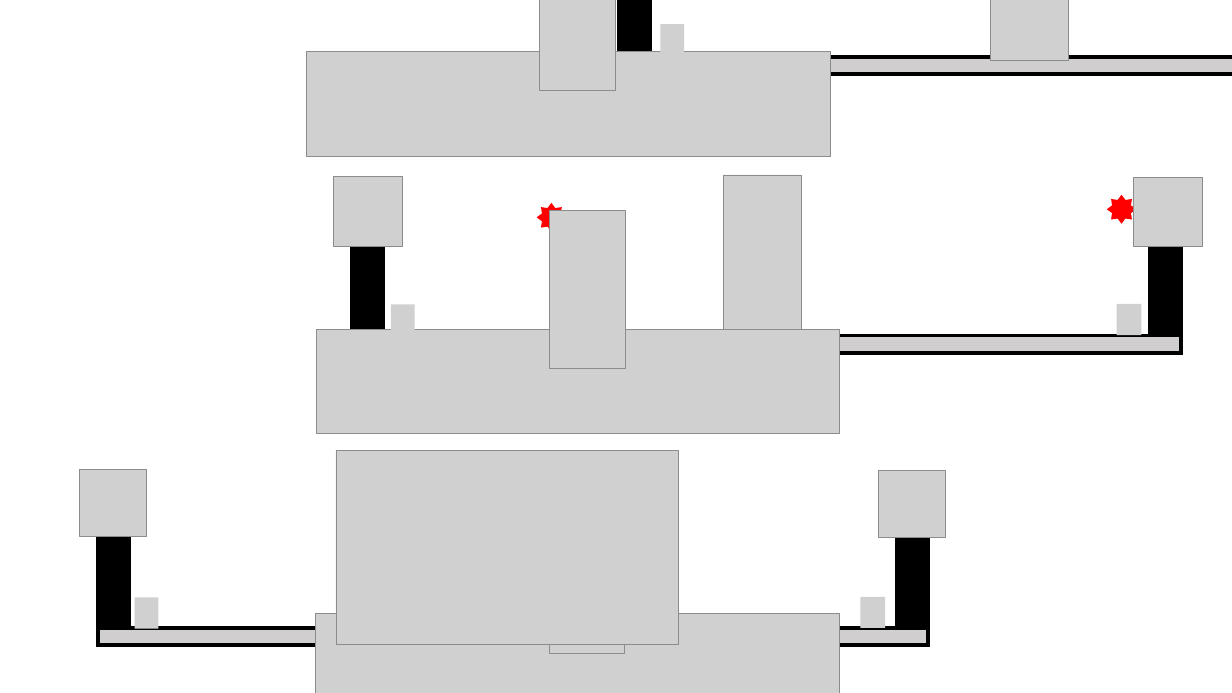
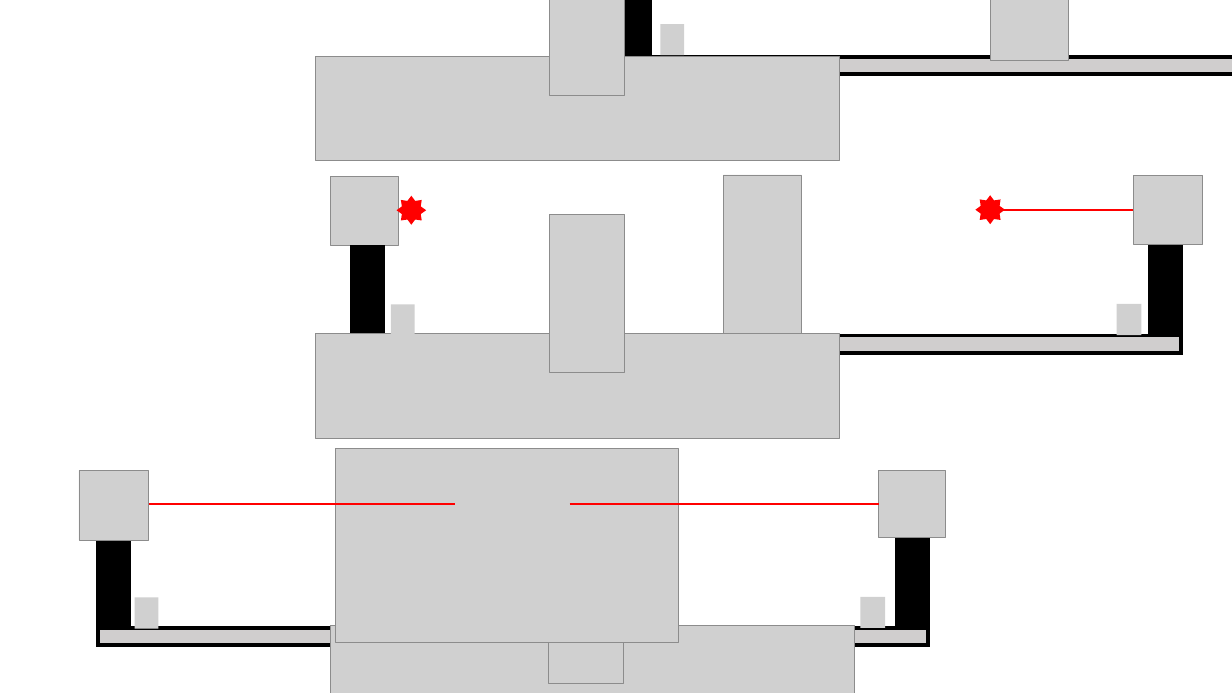
Before and after one commit to OSTP/PhysicsArtofModelling, a slide deck: slide 14 of tex/figures/SpecialRelativity/Figures.pptx. Drawn at 1232x693 pixels with LibreOffice and Linux fonts; fonts in the diff are those of the drawing; grey boxes stand for pictures; background and template pictures are left out. Boxes give left, top, right and bottom in pixels: in the first picture for what was removed or moved away, otherwise in the second. Text is boxed around its words. In the diff, an @@ line names an element or a change of style, - is before the commit and + after.

```diff
--- a/tex/figures/SpecialRelativity/Figures.pptx
+++ b/tex/figures/SpecialRelativity/Figures.pptx
@@ picture: place and size @@
-picture at (540, 0, 616, 91)
+picture at (550, 0, 626, 96)
@@ picture: place and size @@
-picture at (307, 52, 831, 156)
+picture at (316, 56, 840, 161)
@@ picture: place and size @@
-picture at (334, 177, 403, 246)
+picture at (331, 177, 399, 245)
@@ sun: place and size @@
-sun at (540, 206, 563, 228)
+sun at (400, 199, 423, 221)
@@ sun: place and size @@
-sun at (1110, 198, 1133, 220)
+sun at (979, 199, 1002, 221)
@@ picture: place and size @@
-picture at (550, 210, 626, 369)
+picture at (550, 214, 626, 373)
@@ line added from (1002, 210) to (1134, 210), #FF0000 1.5 pt @@
@@ picture: place and size @@
-picture at (316, 329, 840, 433)
+picture at (316, 334, 840, 438)
@@ picture: place and size @@
-picture at (79, 470, 146, 536)
+picture at (79, 470, 148, 540)
@@ line added from (145, 505) to (455, 505), #FF0000 1.5 pt @@
@@ line added from (569, 505) to (879, 505), #FF0000 1.5 pt @@
@@ picture: place and size @@
-picture at (550, 495, 626, 654)
+picture at (548, 525, 624, 684)
@@ picture: place and size @@
-picture at (316, 614, 840, 693)
+picture at (331, 626, 855, 693)
```
Also in this commit, not shown: 2 other slides changed, 4 other files.
